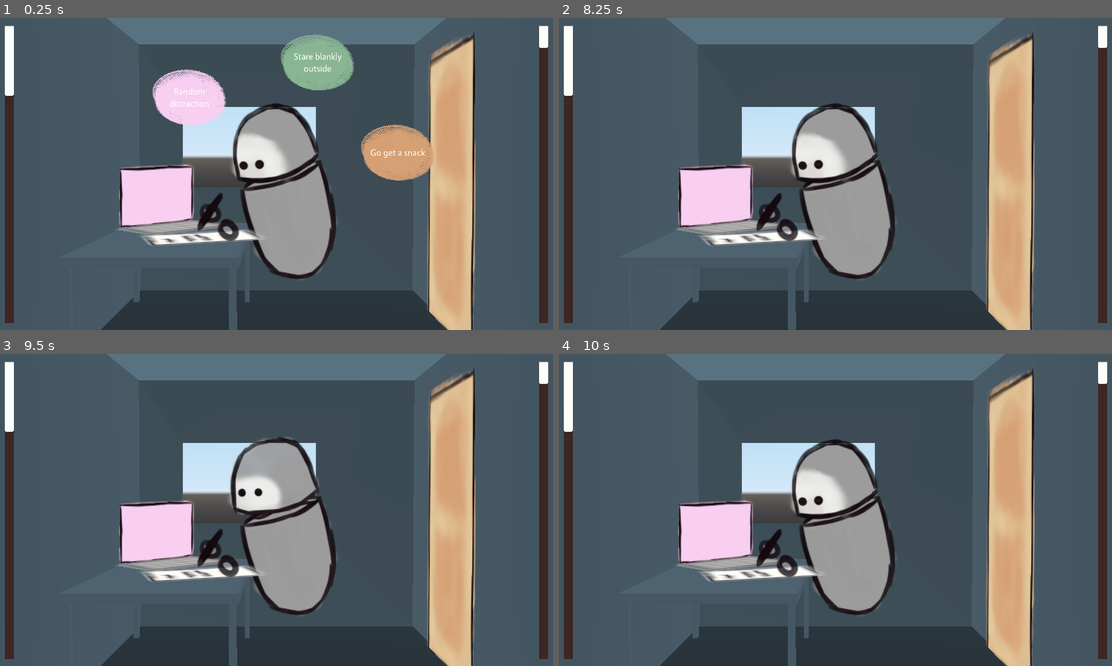
Above: before the commit, frames 1-4 (two rows, left to right).
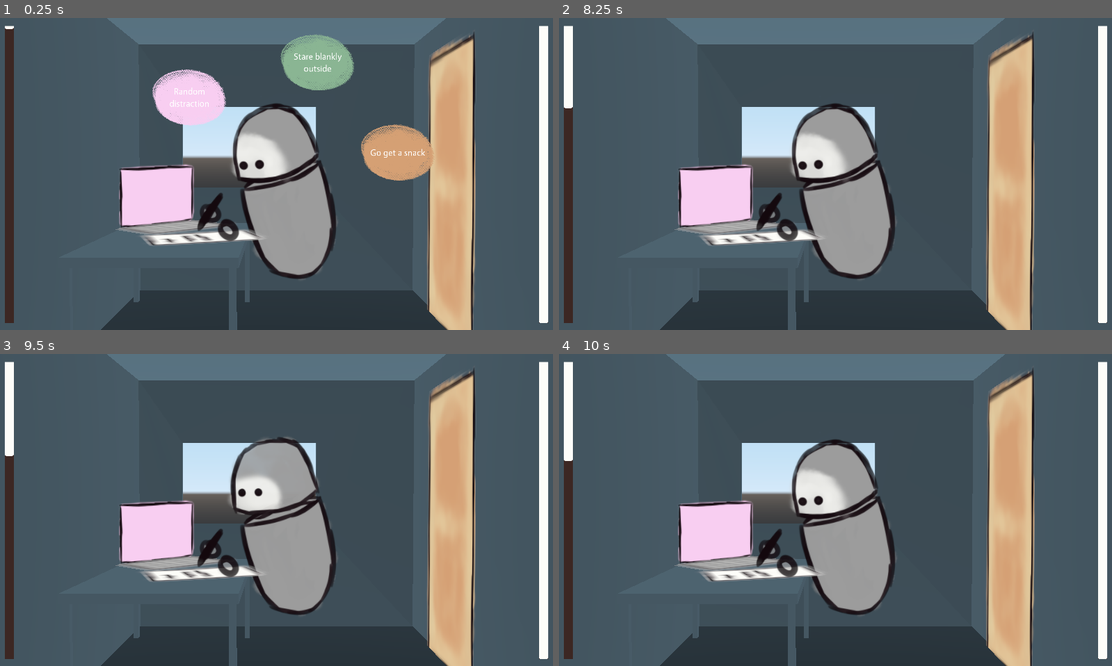
Above: after the commit, the same moments.

Repository: bucketfish/procrastination-simulator
Game: Godot game, scene res://Main.tscn
Same seed, same stepped clock (60 frames per second), same inputs: the game is played once before the commit and once after it.
Inputs:
- Up to frame 1 (0.25 s): no input
- Up to frame 2 (8.25 s): click "Random distraction" at 0.5 s
- Up to frame 3 (9.5 s): no input
- Up to frame 4 (10 s): no input

The runs differ from the first frame. In frame 1, 1.8% of the frame differs, in the area x 0-100%, y 3-98%; in frame 2, 1.5%; in frame 3, 1.6%; in frame 4, 1.6%.
Error before the commit: Invalid get index 'time' (on base: 'Dictionary'). (res://scripts/Main.gd:27)
Error after the commit: Invalid get index 'time' (on base: 'Dictionary'). (res://scripts/Main.gd:42)

Commit message:
bars movement

Diff:
--- a/Main.tscn
+++ b/Main.tscn
@@ -656,3 +656,10 @@
 transform = Transform( 4.77671e-16, 8.74228e-09, -0.2, 0.25, -8.74228e-09, 0, -1.09278e-08, -0.2, -8.74228e-09, 1.43351, 1.17752, 0.184098 )
 offset = Vector2( 0, 300 )
 texture = ExtResource( 1 )
+
+[node name="action_timer" type="Timer" parent="."]
+one_shot = true
+
+[node name="game_timer" type="Timer" parent="."]
+wait_time = 30.0
+one_shot = true
--- a/scripts/Main.gd
+++ b/scripts/Main.gd
@@ -5,9 +5,19 @@
 onready var char_anim = $Character/AnimationPlayer
 
 onready var buttons = $CanvasLayer/Buttons
+onready var game_timer = $game_timer
+onready var action_timer = $action_timer
+
+onready var homeworkbar = $CanvasLayer/HomeWorkBar
+onready var actionbar = $CanvasLayer/ActivityProgress
+
 var data_file
 var actions_json
 var actions
+
+var gametime = 30
+
+var curactiontime
 # Called when the node enters the scene tree for the first time.
 func _ready():
 	var file = File.new()
@@ -19,11 +29,30 @@
 
 	buttons.draw_buttons()
 
+	game_timer.wait_time = gametime
+	homeworkbar.max_value = gametime
+
+	game_timer.start()
+
+
 
 func do_action(actionname):
 	print(actionname)
 	buttons.visible = false
+	action_timer.wait_time = actions[actionname].time
+	actionbar.max_value = actions[actionname].time
 	char_anim.play(actionname)
-	yield(get_tree().create_timer(actions[actionname].time), "timeout")
+
+	action_timer.start()
+	game_timer.paused = true
+
+	yield(action_timer, "timeout")
+	game_timer.paused = false
+
 	char_anim.play("idle")
 	buttons.draw_buttons()
+
+
+func _process(delta):
+	homeworkbar.value = homeworkbar.max_value - game_timer.time_left
+	actionbar.value = actionbar.max_value - action_timer.time_left
